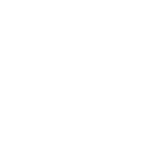
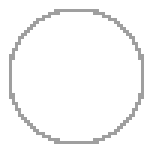
Two versions of the same layered image (150px x 150px). Layer-by-layer changes:
painted on "Layer 1" over box(15, 12, 60, 51)
painted on "Ellipse 1" over box(9, 9, 144, 144)
